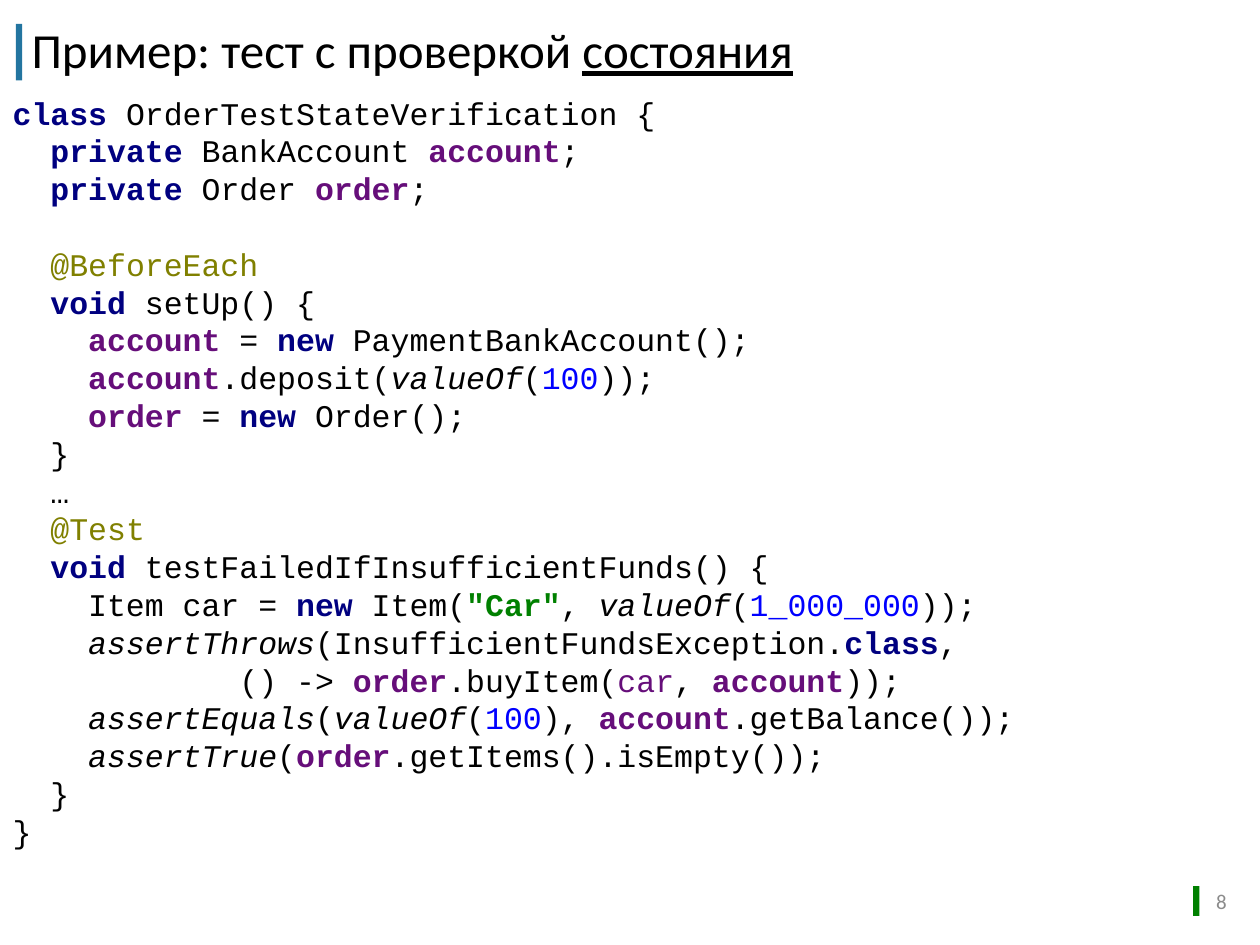
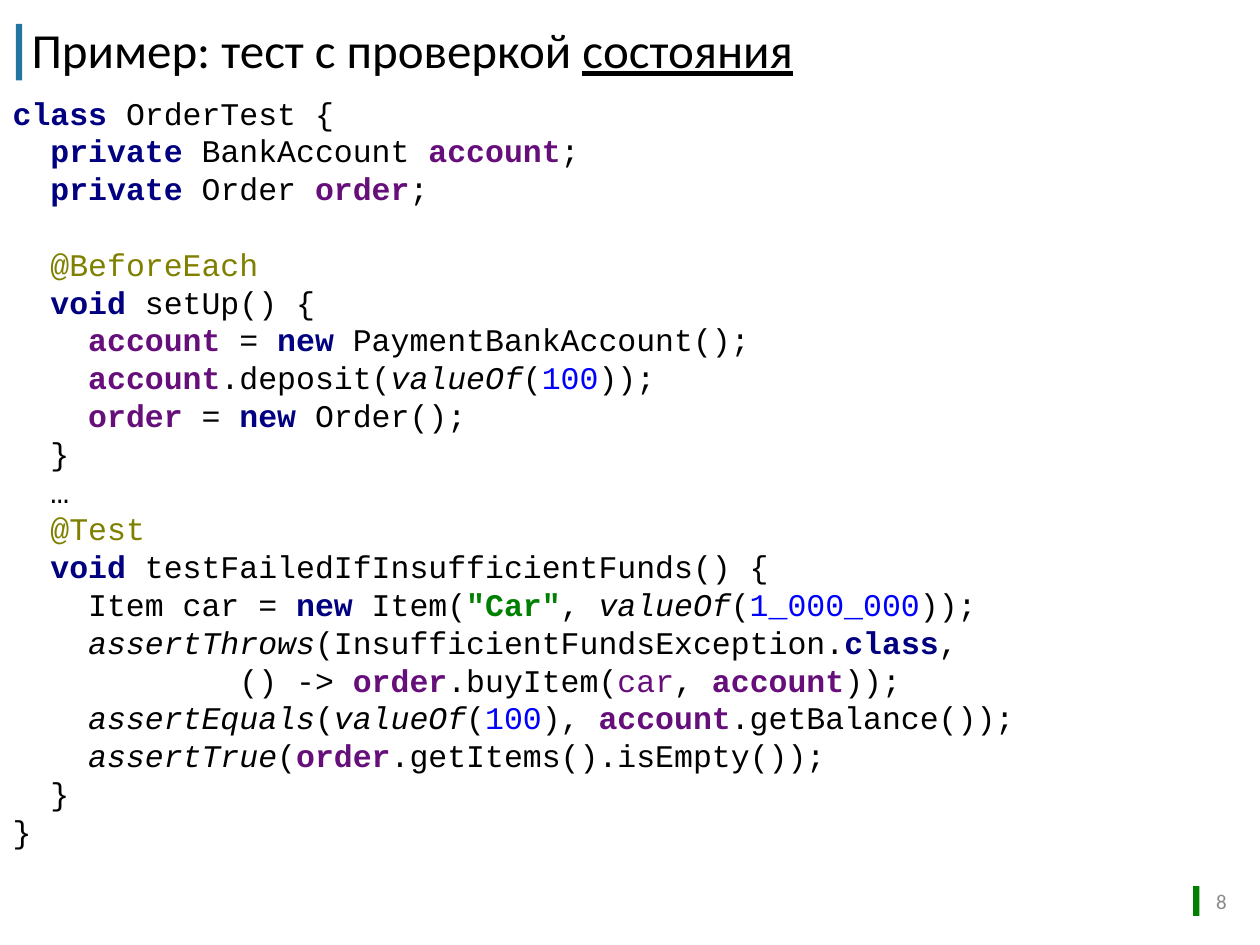
Before and after one commit to sbtqa/tutorials, a slide deck: slide 8 of automationqa-course/11.advanced/mockito/1.What is mockito/Что такое mockito.pptx. Drawn at 1260x945 pixels with LibreOffice and Linux fonts; fonts in the diff are those of the drawing; background and template pictures are left out. Boxes give left, top, right and bottom in pixels: in the first picture for what was removed or moved away, otherwise in the second. Text is boxed around its words. In the diff, an @@ line names an element or a change of style, - is before the commit and + after.

```diff
--- a/automationqa-course/11.advanced/mockito/1.What is mockito/Что такое mockito.pptx
+++ b/automationqa-course/11.advanced/mockito/1.What is mockito/Что такое mockito.pptx
@@ text at (13,102,1015,774): text changed @@
-class OrderTestStateVerification {
-private BankAccount account;
-private Order order;
-@BeforeEach
-void setUp() {
-account = new PaymentBankAccount();
-account.deposit(valueOf(100));
-order = new Order();
-}
-…
-@Test
-void testFailedIfInsufficientFunds() {
-Item car = new Item("Car", valueOf(1_000_000));
-assertThrows(InsufficientFundsException.class,
-() -> order.buyItem(car, account));
-assertEquals(valueOf(100), account.getBalance());
-assertTrue(order.getItems().isEmpty());
-}
-}
+class OrderTest {
+private BankAccount account;
+private Order order;
+@BeforeEach
+void setUp() {
+account = new PaymentBankAccount();
+account.deposit(valueOf(100));
+order = new Order();
+}
+…
+@Test
+void testFailedIfInsufficientFunds() {
+Item car = new Item("Car", valueOf(1_000_000));
+assertThrows(InsufficientFundsException.class,
+() -> order.buyItem(car, account));
+assertEquals(valueOf(100), account.getBalance());
+assertTrue(order.getItems().isEmpty());
+}
+}
```
Also in this commit, not shown: 5 other slides changed, 1 other file.
